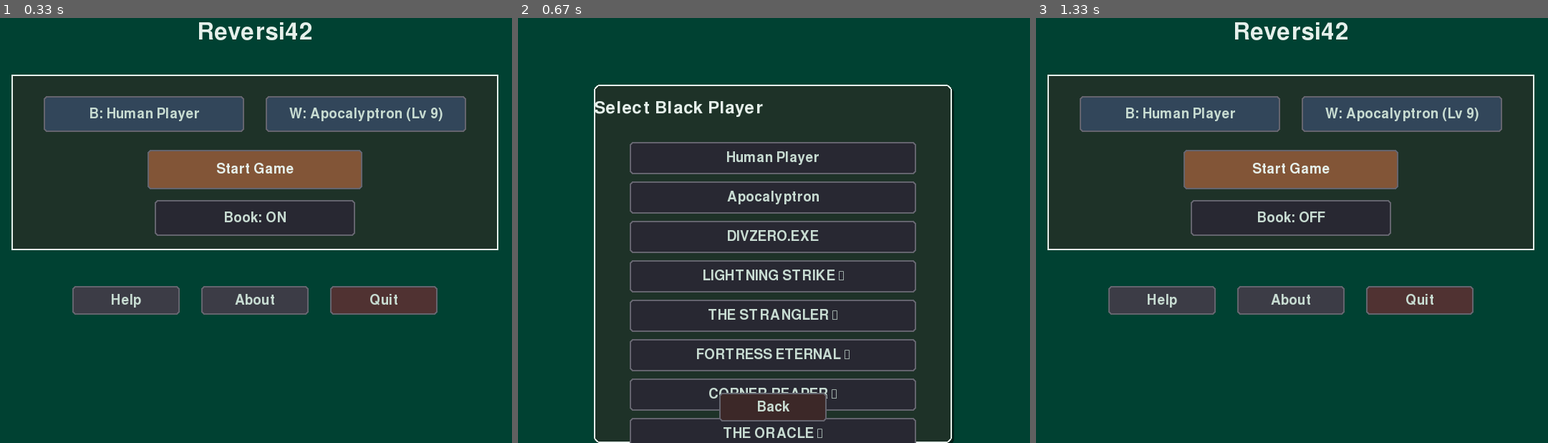
Above: before the commit, frames 1-3 (left to right).
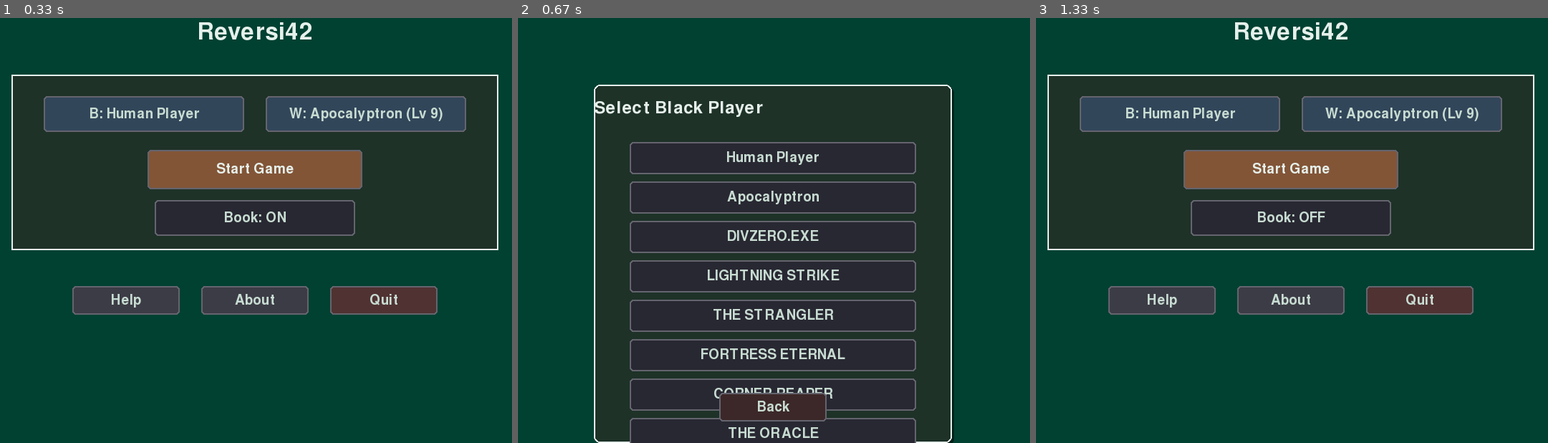
Above: after the commit, the same moments.

Repository: lookee/Reversi42
Game: pygame game, started from src/reversi42.py
Same seed, same stepped clock (60 frames per second), same inputs: the game is played once before the commit and once after it.
Inputs:
- Up to frame 1 (0.33 s): no input
- Up to frame 2 (0.67 s): click "B: Human Player" at 0.38 s
- Up to frame 3 (1.33 s): click "Human Player" at 0.72 s; click "Book: ON" at 1.05 s

Frame 1 is identical in both runs. In frame 2, 1.8% of the frame differs, in the area x 34-65%, y 59-99%; in frame 3, nothing differs.

Commit message:
new players

Diff:
--- a/src/Players/Gladiators/PlayerBlitzDemon.py
+++ b/src/Players/Gladiators/PlayerBlitzDemon.py
@@ -64,8 +64,10 @@
     """
 
     PLAYER_METADATA = {
-        "display_name": "BLITZ DEMON 🔥",
+        "display_name": "BLITZ DEMON",
         "description": "Speed Incarnate - Chaos Unleashed",
+        "headline": "CHAOS MODE ENGAGED",
+        "strategy": "Pure Speed | Depth: 5 | Think Time: <50ms",
         "enabled": True,
         "parameters": {},
     }
--- a/src/Players/Gladiators/PlayerCornerReaper.py
+++ b/src/Players/Gladiators/PlayerCornerReaper.py
@@ -64,8 +64,10 @@
     """
 
     PLAYER_METADATA = {
-        "display_name": "CORNER REAPER 👑",
+        "display_name": "CORNER REAPER",
         "description": "Corner Specialist - Throne Seeker",
+        "headline": "TERRITORIAL CONQUEST MODE",
+        "strategy": "Corner Domination | Depth: 9",
         "enabled": True,
         "parameters": {},
     }
--- a/src/Players/Gladiators/PlayerDivZero.py
+++ b/src/Players/Gladiators/PlayerDivZero.py
@@ -82,7 +82,9 @@
 
     PLAYER_METADATA = {
         "display_name": "DIVZERO.EXE",
-        "description": "💀 Ultimate Singularity - The Perfect Player",
+        "description": "Ultimate Singularity - The Perfect Player",
+        "headline": "THE SINGULARITY HAS ARRIVED",
+        "strategy": "Adaptive Depth: 8/12/16 | Parallel Cores: 8 | Opening Book: 644 sequences",
         "enabled": True,
         "parameters": {},
     }
--- a/src/Players/Gladiators/PlayerFortressEternal.py
+++ b/src/Players/Gladiators/PlayerFortressEternal.py
@@ -70,8 +70,10 @@
     """
 
     PLAYER_METADATA = {
-        "display_name": "FORTRESS ETERNAL 🛡️",
+        "display_name": "FORTRESS ETERNAL",
         "description": "Defensive Master - The Immovable Object",
+        "headline": "DEFENSE PROTOCOL ACTIVE",
+        "strategy": "Impenetrable Stability | Depth: 10",
         "enabled": True,
         "parameters": {},
     }
--- a/src/Players/Gladiators/PlayerGlitchLord.py
+++ b/src/Players/Gladiators/PlayerGlitchLord.py
@@ -68,8 +68,10 @@
     """
 
     PLAYER_METADATA = {
-        "display_name": "GLITCH_LORD 👾",
+        "display_name": "GLITCH_LORD",
         "description": "Chaotic Anomaly - Beautiful Madness",
+        "headline": "REALITY.EXE HAS STOPPED WORKING",
+        "strategy": "??????? | Logic: UNDEFINED | Sanity: NULL",
         "enabled": True,
         "parameters": {},
     }
--- a/src/Players/Gladiators/PlayerLightningStrike.py
+++ b/src/Players/Gladiators/PlayerLightningStrike.py
@@ -59,8 +59,10 @@
     """
 
     PLAYER_METADATA = {
-        "display_name": "LIGHTNING STRIKE ⚡",
+        "display_name": "LIGHTNING STRIKE",
         "description": "Blitz Master - Speed Above All",
+        "headline": "SPEED MODE ACTIVATED",
+        "strategy": "Response time: <100ms | Depth: 4 | Blitz",
         "enabled": True,
         "parameters": {},
     }
--- a/src/Players/Gladiators/PlayerTheExecutioner.py
+++ b/src/Players/Gladiators/PlayerTheExecutioner.py
@@ -67,8 +67,10 @@
     """
 
     PLAYER_METADATA = {
-        "display_name": "THE EXECUTIONER ⚔️",
+        "display_name": "THE EXECUTIONER",
         "description": "Ruthless Destroyer - No Mercy",
+        "headline": "ANNIHILATION PROTOCOL",
+        "strategy": "Hybrid Destruction | Depth: 9 | Mercy: ZERO",
         "enabled": True,
         "parameters": {},
     }
--- a/src/Players/Gladiators/PlayerTheOracle.py
+++ b/src/Players/Gladiators/PlayerTheOracle.py
@@ -66,8 +66,10 @@
     """
 
     PLAYER_METADATA = {
-        "display_name": "THE ORACLE 🔮",
+        "display_name": "THE ORACLE",
         "description": "Endgame Prophet - Seer of Fates",
+        "headline": "PROPHETIC VISION ACTIVATED",
+        "strategy": "Adaptive 7/9/14 | Focus: Endgame Mastery",
         "enabled": True,
         "parameters": {},
     }
--- a/src/Players/Gladiators/PlayerTheStrangler.py
+++ b/src/Players/Gladiators/PlayerTheStrangler.py
@@ -68,8 +68,10 @@
     """
 
     PLAYER_METADATA = {
-        "display_name": "THE STRANGLER 🎯",
+        "display_name": "THE STRANGLER",
         "description": "Mobility Assassin - Suffocates Your Options",
+        "headline": "SUFFOCATION MODE ENGAGED",
+        "strategy": "Mobility Destruction | Depth: 10 | Mercy: NONE",
         "enabled": True,
         "parameters": {},
     }
--- a/src/Players/Gladiators/PlayerZenMaster.py
+++ b/src/Players/Gladiators/PlayerZenMaster.py
@@ -73,8 +73,10 @@
     """
 
     PLAYER_METADATA = {
-        "display_name": "ZEN MASTER 🧘",
+        "display_name": "ZEN MASTER",
         "description": "Enlightened One - Minimalist Monk",
+        "headline": "INNER PEACE ACTIVATED",
+        "strategy": "Philosophy: Be Water | Complexity: Zero | Enlightenment: Maximum",
         "enabled": True,
         "parameters": {},
     }
--- a/src/Players/PlayerFactory.py
+++ b/src/Players/PlayerFactory.py
@@ -48,18 +48,18 @@
     # Apocalyptron is the ultimate AI, followed by Epic Gladiators
     ALL_PLAYER_CLASSES = [
         PlayerHuman,  # Human player (disabled in menu, but available for API)
-        PlayerApocalyptron,  # ⚡ Apocalyptron - The ultimate AI (enabled in menu)
+        PlayerApocalyptron,  # Apocalyptron - The ultimate AI (enabled in menu)
         # Epic Gladiators - 10 Legendary Fighters
-        PlayerDivZero,  # 💀 The Ultimate Singularity
-        PlayerLightningStrike,  # ⚡ Lightning Fast
-        PlayerTheStrangler,  # 🎯 Mobility Assassin
-        PlayerFortressEternal,  # 🛡️ Defensive Master
-        PlayerCornerReaper,  # 👑 Corner Specialist
-        PlayerTheOracle,  # 🔮 Endgame Prophet
-        PlayerBlitzDemon,  # 🔥 Speed Incarnate
-        PlayerTheExecutioner,  # ⚔️ Ruthless Destroyer
-        PlayerGlitchLord,  # 👾 Chaotic Anomaly
-        PlayerZenMaster,  # 🧘 Enlightened One
+        PlayerDivZero,  # The Ultimate Singularity (ELO 1880)
+        PlayerLightningStrike,  # Lightning Fast (ELO 1400)
+        PlayerTheStrangler,  # Mobility Assassin (ELO 1750)
+        PlayerFortressEternal,  # Defensive Master (ELO 1800)
+        PlayerCornerReaper,  # Corner Specialist (ELO 1720)
+        PlayerTheOracle,  # Endgame Prophet (ELO 1850)
+        PlayerBlitzDemon,  # Speed Incarnate (ELO 1350)
+        PlayerTheExecutioner,  # Ruthless Destroyer (ELO 1770)
+        PlayerGlitchLord,  # Chaotic Anomaly (ELO 1500)
+        PlayerZenMaster,  # Enlightened One (ELO 1250)
     ]
 
     # Build registry from metadata
--- a/tests/apocalyptron/integration/test_epic_gladiators.py
+++ b/tests/apocalyptron/integration/test_epic_gladiators.py
@@ -21,15 +21,15 @@
 
     GLADIATORS = [
         'DIVZERO.EXE',
-        'LIGHTNING STRIKE ⚡',
-        'THE STRANGLER 🎯',
-        'FORTRESS ETERNAL 🛡️',
-        'CORNER REAPER 👑',
-        'THE ORACLE 🔮',
-        'BLITZ DEMON 🔥',
-        'THE EXECUTIONER ⚔️',
-        'GLITCH_LORD 👾',
-        'ZEN MASTER 🧘',
+        'LIGHTNING STRIKE',
+        'THE STRANGLER',
+        'FORTRESS ETERNAL',
+        'CORNER REAPER',
+        'THE ORACLE',
+        'BLITZ DEMON',
+        'THE EXECUTIONER',
+        'GLITCH_LORD',
+        'ZEN MASTER',
     ]
 
     def test_all_gladiators_can_be_created(self):
@@ -67,7 +67,7 @@
 
     def test_lightning_strike_is_fastest(self):
         """Test that LIGHTNING STRIKE has fastest config"""
-        lightning = PlayerFactory.create_player('LIGHTNING STRIKE ⚡')
+        lightning = PlayerFactory.create_player('LIGHTNING STRIKE')
 
         config = lightning.bitboard_engine.config
 
@@ -85,7 +85,7 @@
 
     def test_strangler_focuses_on_mobility(self):
         """Test that THE STRANGLER focuses on mobility"""
-        strangler = PlayerFactory.create_player('THE STRANGLER 🎯')
+        strangler = PlayerFactory.create_player('THE STRANGLER')
 
         config = strangler.bitboard_engine.config
 
@@ -98,7 +98,7 @@
 
     def test_fortress_focuses_on_stability(self):
         """Test that FORTRESS ETERNAL focuses on stability"""
-        fortress = PlayerFactory.create_player('FORTRESS ETERNAL 🛡️')
+        fortress = PlayerFactory.create_player('FORTRESS ETERNAL')
 
         config = fortress.bitboard_engine.config
 
@@ -111,7 +111,7 @@
 
     def test_corner_reaper_focuses_on_corners(self):
         """Test that CORNER REAPER focuses on corners"""
-        reaper = PlayerFactory.create_player('CORNER REAPER 👑')
+        reaper = PlayerFactory.create_player('CORNER REAPER')
 
         config = reaper.bitboard_engine.config
 
@@ -124,7 +124,7 @@
 
     def test_oracle_has_adaptive_depth(self):
         """Test that THE ORACLE uses adaptive depth"""
-        oracle = PlayerFactory.create_player('THE ORACLE 🔮')
+        oracle = PlayerFactory.create_player('THE ORACLE')
 
         config = oracle.bitboard_engine.config
 
@@ -137,7 +137,7 @@
 
     def test_zen_master_is_minimalist(self):
         """Test that ZEN MASTER is truly minimalist"""
-        zen = PlayerFactory.create_player('ZEN MASTER 🧘')
+        zen = PlayerFactory.create_player('ZEN MASTER')
 
         config = zen.bitboard_engine.config
 
@@ -156,7 +156,7 @@
 
     def test_glitch_lord_is_chaotic(self):
         """Test that GLITCH_LORD has chaotic config"""
-        glitch = PlayerFactory.create_player('GLITCH_LORD 👾')
+        glitch = PlayerFactory.create_player('GLITCH_LORD')
 
         config = glitch.bitboard_engine.config
 
